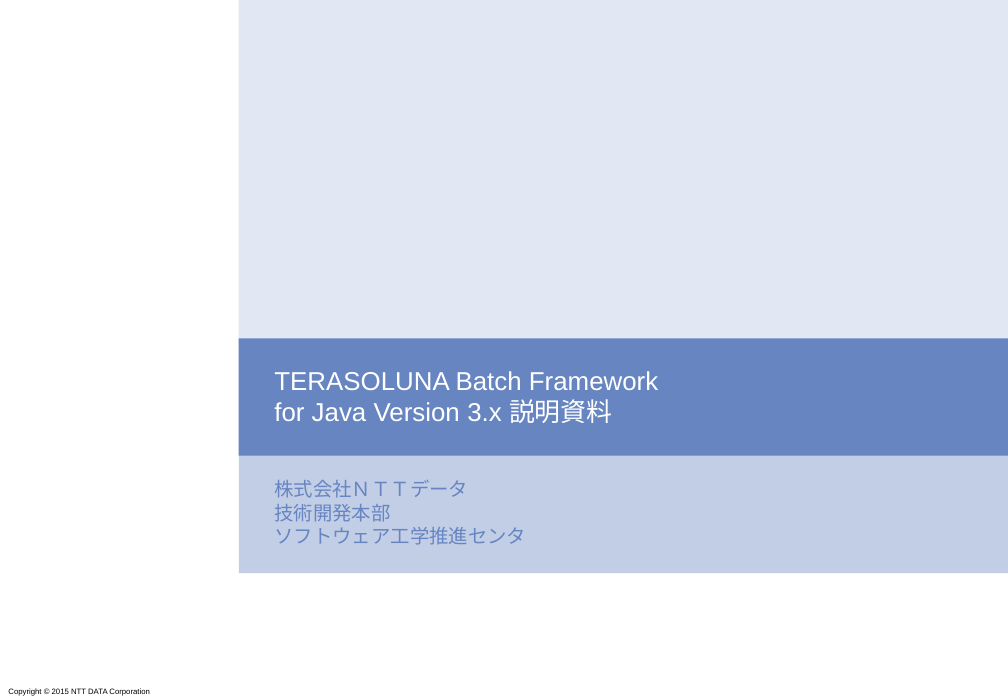
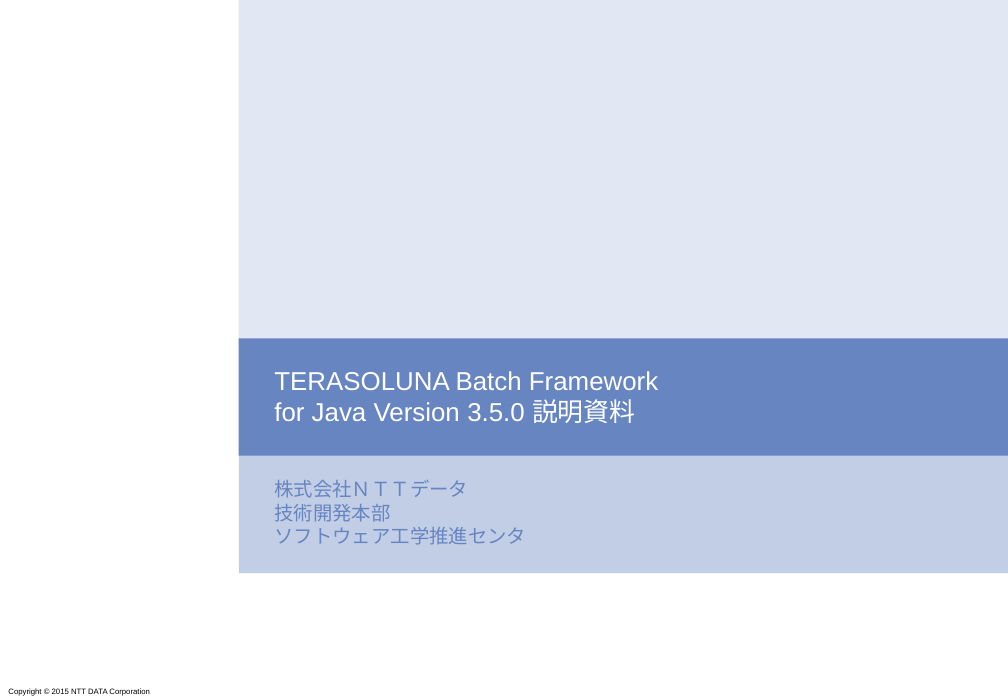
Before and after one commit to terasoluna-batch/terasoluna-doc, a slide deck: slide 1 of architecture/TERASOLUNA Batch Framework for Java Version 3.x 説明資料.pptx. Drawn at 1008x698 pixels with LibreOffice and Linux fonts; fonts in the diff are those of the drawing; background and template pictures are left out. Boxes give left, top, right and bottom in pixels: in the first picture for what was removed or moved away, otherwise in the second. Text is boxed around its words. In the diff, an @@ line names an element or a change of style, - is before the commit and + after.

```diff
--- a/architecture/TERASOLUNA Batch Framework for Java Version 3.x 説明資料.pptx
+++ b/architecture/TERASOLUNA Batch Framework for Java Version 3.x 説明資料.pptx
@@ title at box(274, 371, 658, 423): text changed @@
-TERASOLUNA Batch Framework
-for Java Version 3.x 説明資料
+TERASOLUNA Batch Framework
+for Java Version 3.5.0 説明資料
```
Also in this commit, not shown: 6 other slides changed, 1 other file.
